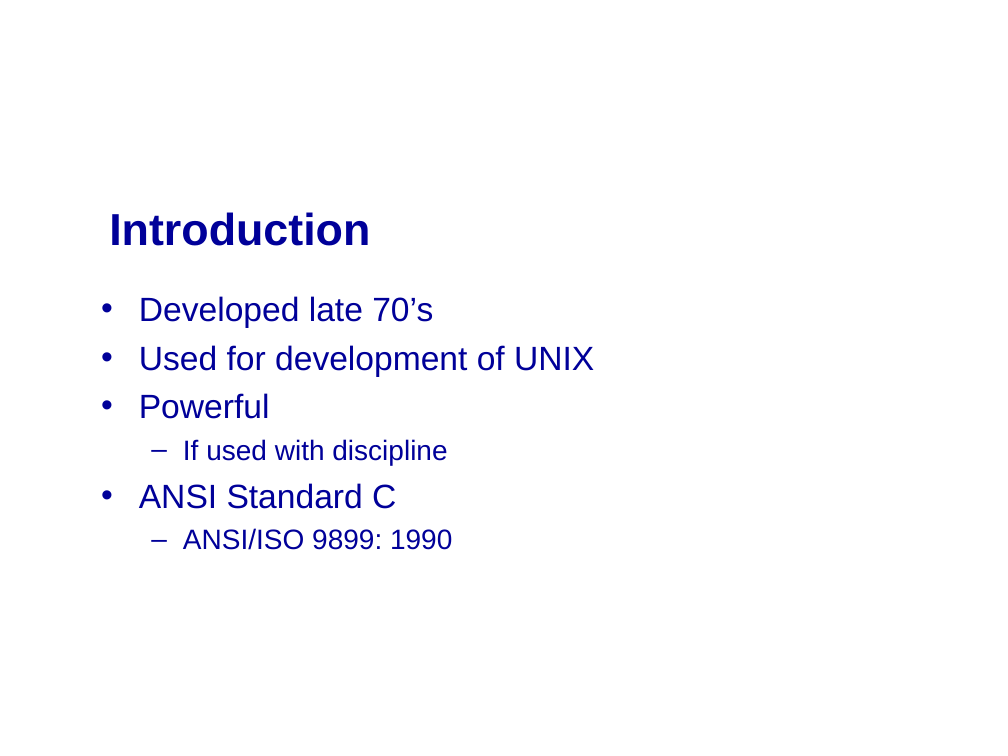
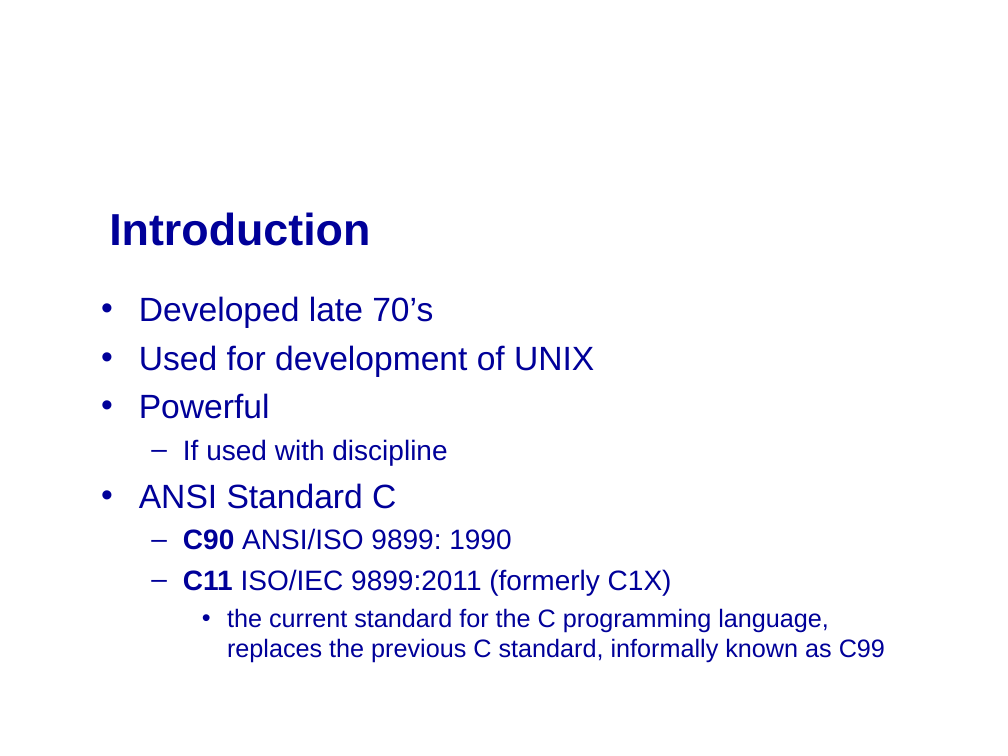
Before and after one commit to mikeg64/iome, a slide deck: slide 4 of src/examples/course/c/presentation/IntrotoC1.ppt. Drawn at 1008x756 pixels with LibreOffice and Linux fonts; fonts in the diff are those of the drawing; background and template pictures are left out. Boxes give left, top, right and bottom in pixels: in the first picture for what was removed or moved away, otherwise in the second. Text is boxed around its words. In the diff, an @@ line names an element or a change of style, - is before the commit and + after.

```diff
--- a/src/examples/course/c/presentation/IntrotoC1.ppt
+++ b/src/examples/course/c/presentation/IntrotoC1.ppt
@@ text at (x1=183, y1=528, x2=885, y2=663): text changed; size 20 to 18 pt @@
-  – ANSI/ISO 9899: 1990
+  – C90 ANSI/ISO 9899: 1990
+  – C11 ISO/IEC 9899:2011 (formerly C1X)
+    • the current standard for the C programming language, replaces the previous C standard, informally known as C99
```
Also in this commit, not shown: 28 other slides changed, 2 slides added, 1 other file.
